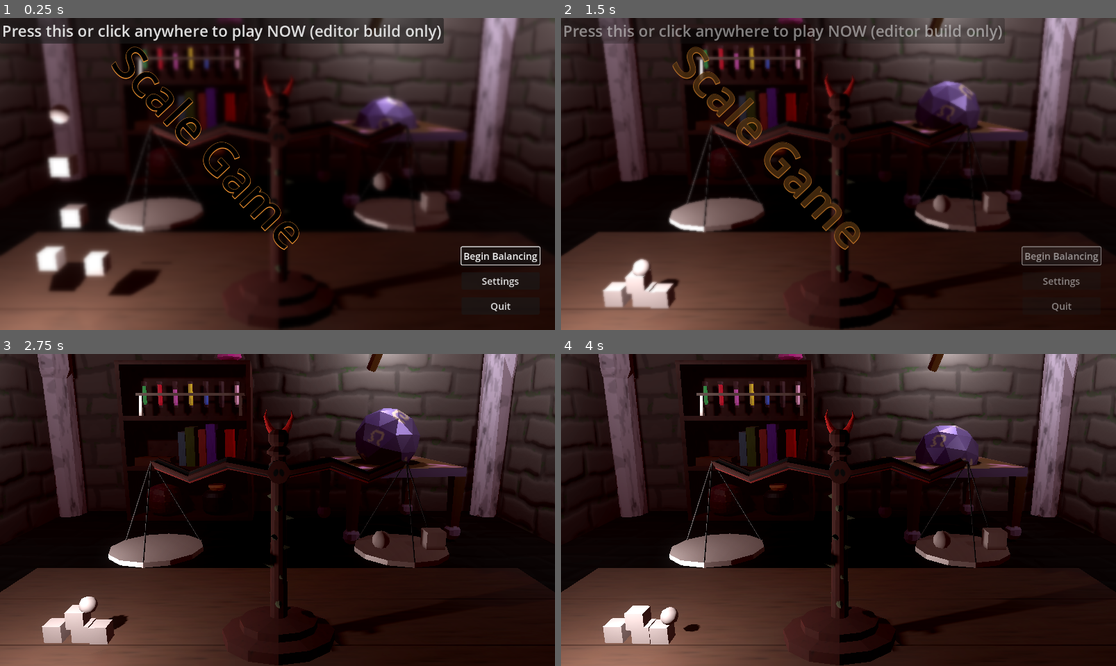
Above: before the commit, frames 1-4 (two rows, left to right).
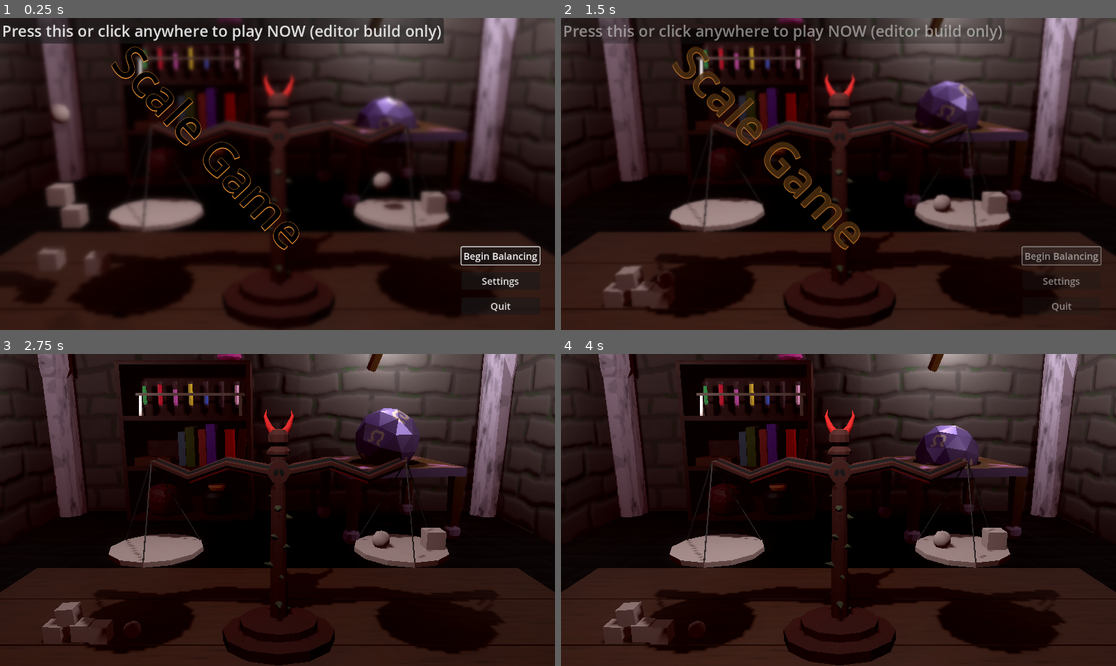
Above: after the commit, the same moments.

Repository: camd67/scale-game
Game: Godot game, scene res://scene/main/main.tscn
The game is run twice, just before and just after one commit, with the same random seed, the same clock (stepped at 60 frames per second) and the same inputs. Sound files missing from this copy of the repository are replaced by a short silence.
Inputs (mouse positions are in pixels of both pictures, inside the frame that each line leads up to):
- Up to frame 1 (0.25 s): no input
- Up to frame 2 (1.5 s): click "Begin Balancing" at 0.5 s; click "Begin Balancing" at 1.25 s
- Up to frame 3 (2.75 s): click "Begin Balancing" at 2 s
- Up to frame 4 (4 s): move the mouse to (960, 494) at 2.77 s; click (960, 494) at 2.92 s; drag from (727, 525) to (810, 572) at 3.52 s

The runs differ from the first frame. In frame 1, 16% of the frame differs, in the area x 0-95%, y 18-100%; in frame 2, 15%; in frame 3, 14%; in frame 4, 16%.

Commit message:
Improve shadows

Diff:
--- a/scene/main/main.tscn
+++ b/scene/main/main.tscn
@@ -84,8 +84,9 @@
 [node name="FlickeringLight" parent="Lights" instance=ExtResource("5_r3mqi")]
 
 [node name="FlickeringLight4" parent="Lights" instance=ExtResource("5_r3mqi")]
-transform = Transform3D(1, 0, 0, 0, 1, 0, 0, 0, 1, -0.57792, 1.06509, 2.03192)
+transform = Transform3D(1, 0, 0, 0, 1, 0, 0, 0, 1, -0.0521996, 1.68438, 2.0921)
 light_energy = 0.262
+shadow_bias = 0.02
 
 [node name="FlickeringLight2" parent="Lights" instance=ExtResource("5_r3mqi")]
 transform = Transform3D(1, 0, 0, 0, 1, 0, 0, 0, 1, 2.66972, 2.43806, -0.765376)
@@ -148,7 +149,7 @@
 can_sleep = false
 
 [node name="Grabbable4" parent="DEBUG Test Objects" instance=ExtResource("3_ohibm")]
-transform = Transform3D(1, 0, 0, 0, 1, 0, 0, 0, 1, -0.562388, 0.365977, 1.19209e-07)
+transform = Transform3D(1, 0, 0, 0, 1, 0, 0, 0, 1, -0.584516, 0.282969, -0.00727856)
 can_sleep = false
 
 [node name="Grabbable5" parent="DEBUG Test Objects" instance=ExtResource("4_oldih")]
